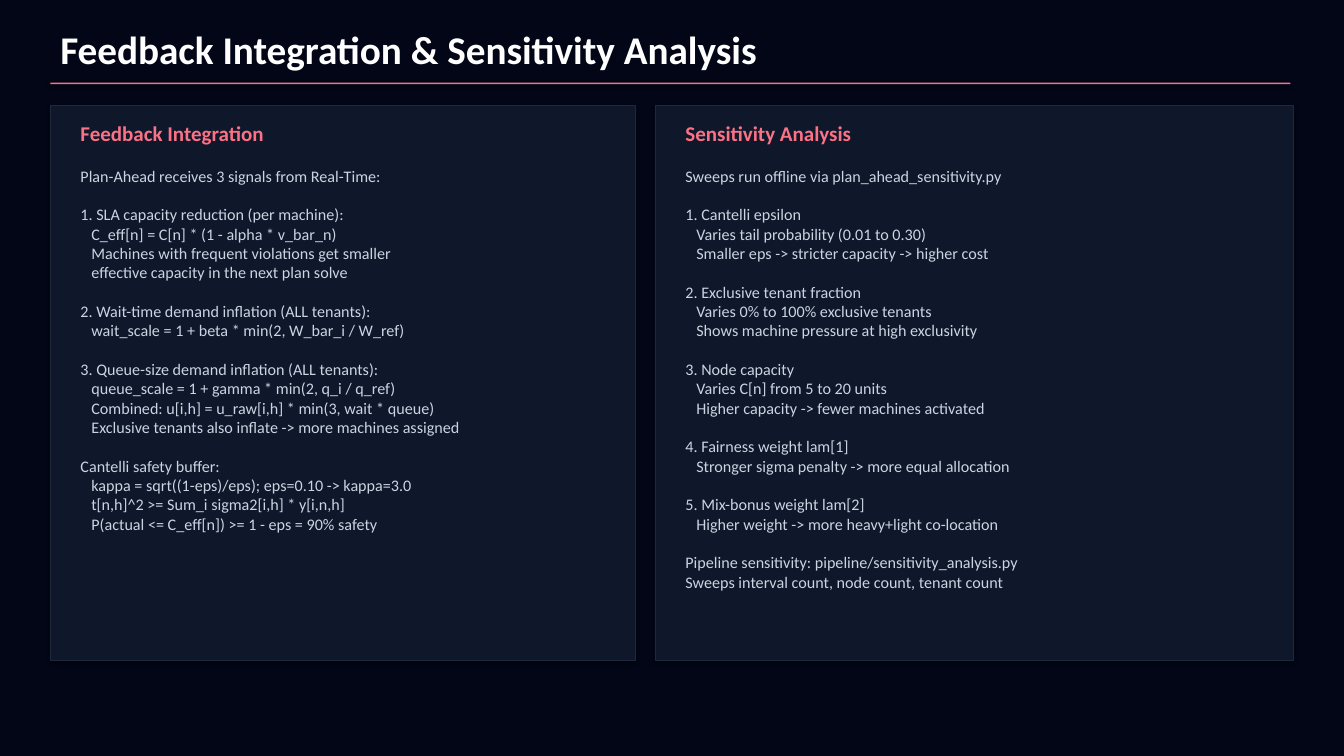
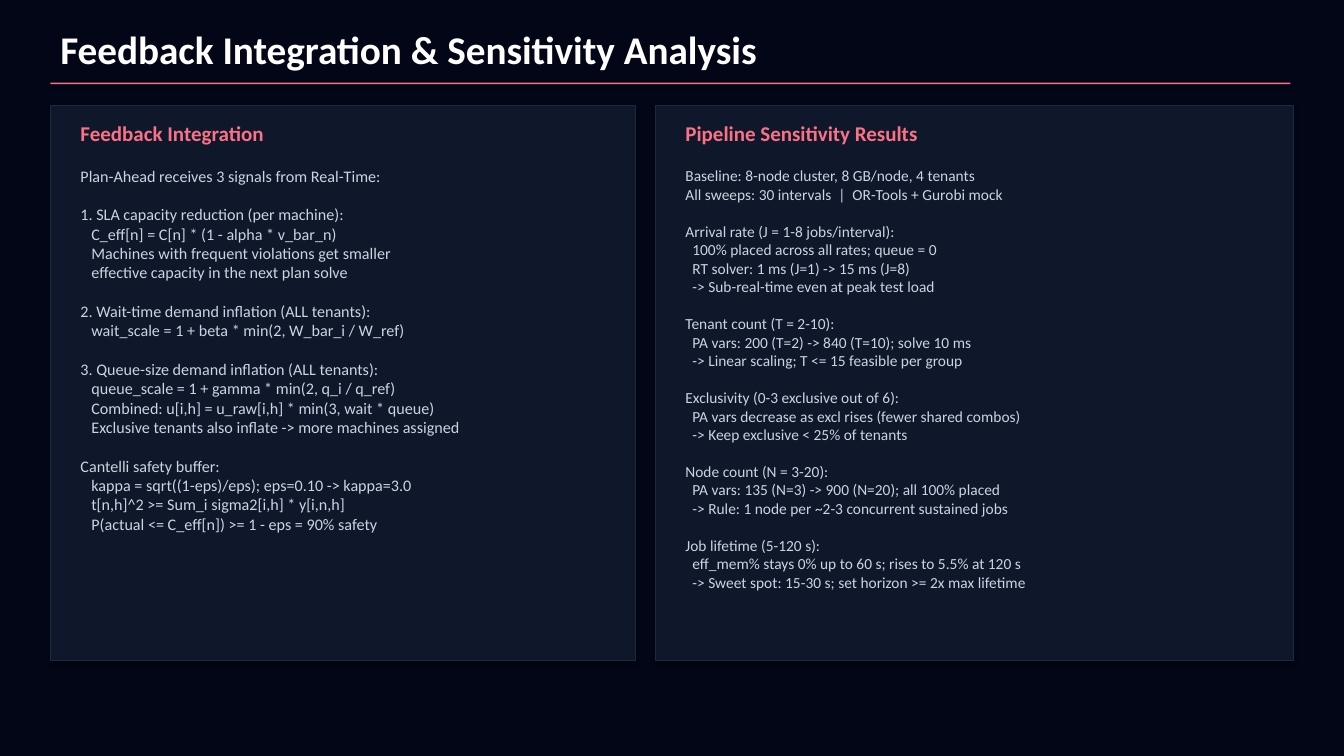
Before and after one commit to Rickodesea/Capstone_ClaudeAI, a slide deck: slide 6 of Cluster_Optimization_Models/Docs/optimization_model_overview.pptx. Drawn at 1344x756 pixels with LibreOffice and Linux fonts; fonts in the diff are those of the drawing. Boxes give left, top, right and bottom in pixels: in the first picture for what was removed or moved away, otherwise in the second. Text is boxed around its words. In the diff, an @@ line names an element or a change of style, - is before the commit and + after.

```diff
--- a/Cluster_Optimization_Models/Docs/optimization_model_overview.pptx
+++ b/Cluster_Optimization_Models/Docs/optimization_model_overview.pptx
@@ text at (685,126,917,145): text changed @@
-Sensitivity Analysis
+Pipeline Sensitivity Results
@@ text at (685,170,1026,591): text changed; size 11.5 to 11 pt @@
-Sweeps run offline via plan_ahead_sensitivity.py
-1. Cantelli epsilon
-Varies tail probability (0.01 to 0.30)
-Smaller eps -> stricter capacity -> higher cost
-2. Exclusive tenant fraction
-Varies 0% to 100% exclusive tenants
-Shows machine pressure at high exclusivity
-3. Node capacity
-Varies C[n] from 5 to 20 units
-Higher capacity -> fewer machines activated
-4. Fairness weight lam[1]
-Stronger sigma penalty -> more equal allocation
-5. Mix-bonus weight lam[2]
-Higher weight -> more heavy+light co-location
-Pipeline sensitivity: pipeline/sensitivity_analysis.py
-Sweeps interval count, node count, tenant count
+Baseline: 8-node cluster, 8 GB/node, 4 tenants
+All sweeps: 30 intervals | OR-Tools + Gurobi mock
+Arrival rate (J = 1-8 jobs/interval):
+100% placed across all rates; queue = 0
+RT solver: 1 ms (J=1) -> 15 ms (J=8)
+-> Sub-real-time even at peak test load
+Tenant count (T = 2-10):
+PA vars: 200 (T=2) -> 840 (T=10); solve 10 ms
+-> Linear scaling; T <= 15 feasible per group
+Exclusivity (0-3 exclusive out of 6):
+PA vars decrease as excl rises (fewer shared combos)
+-> Keep exclusive < 25% of tenants
+Node count (N = 3-20):
+PA vars: 135 (N=3) -> 900 (N=20); all 100% placed
+-> Rule: 1 node per ~2-3 concurrent sustained jobs
+Job lifetime (5-120 s):
+eff_mem% stays 0% up to 60 s; rises to 5.5% at 120 s
+-> Sweet spot: 15-30 s; set horizon >= 2x max lifetime
```
Also in this commit, not shown: 1 other slide changed, 1 slide added, 19 other files.
